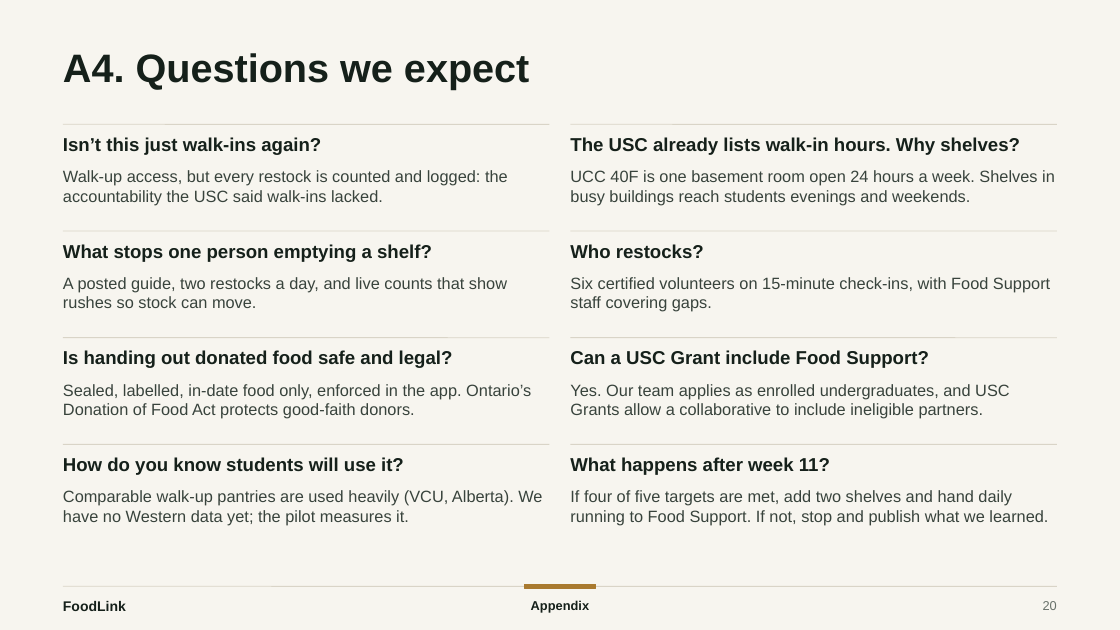
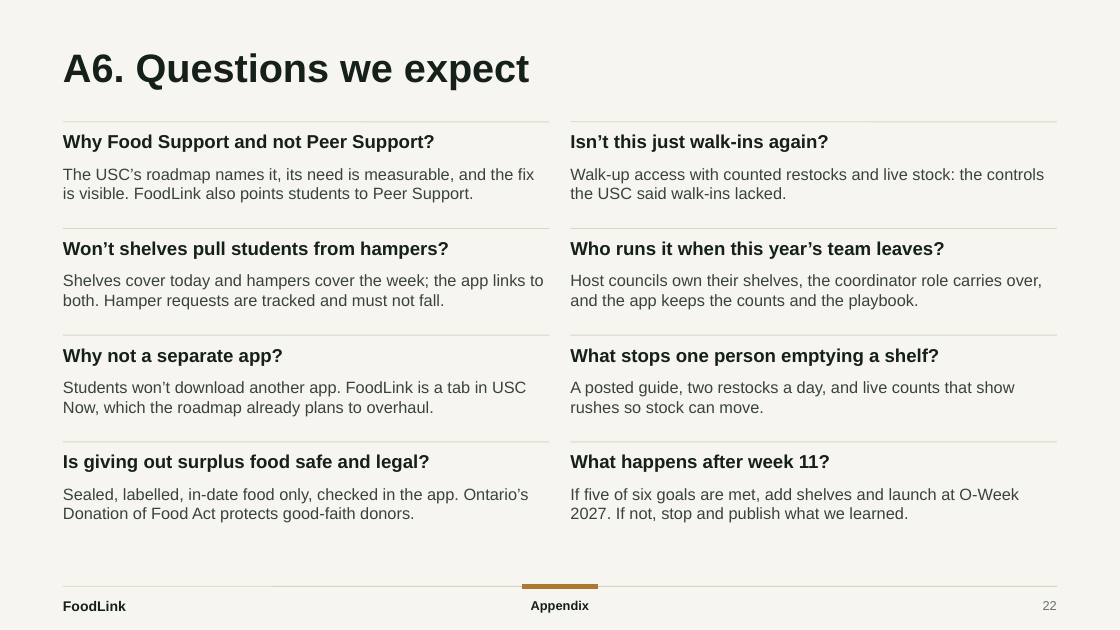
Before and after one commit to xingexu/aspire, a slide deck: slide 22 of deck/PBSN_ASPIRE_FoodLink.pptx (slide 20 before the commit). Drawn at 1120x630 pixels with LibreOffice and Linux fonts; fonts in the diff are those of the drawing. Boxes give left, top, right and bottom in pixels: in the first picture for what was removed or moved away, otherwise in the second. Text is boxed around its words. In the diff, an @@ line names an element or a change of style, - is before the commit and + after.

```diff
--- a/deck/PBSN_ASPIRE_FoodLink.pptx
+++ b/deck/PBSN_ASPIRE_FoodLink.pptx
@@ title at box(63, 53, 529, 89): text changed @@
-A4. Questions we expect
+A6. Questions we expect
@@ text added at box(63, 134, 435, 152), 16 pt, text #15201A, bold @@
+Why Food Support and not Peer Support?
@@ text "Isn’t this just walk-ins again?": place and size @@
-text "Isn’t this just walk-ins again?" at box(63, 137, 321, 155)
+text "Isn’t this just walk-ins again?" at box(570, 134, 829, 152)
@@ text removed at box(570, 137, 1020, 155) @@
-The USC already lists walk-in hours. Why shelves?
@@ text added at box(63, 168, 534, 203), 14 pt, text #38433C @@
+The USC’s roadmap names it, its need is measurable, and the fix is visible. FoodLink also points students to Peer Support.
@@ text at box(570, 168, 1044, 199): text changed @@
-Walk-up access, but every restock is counted and logged: the accountability the USC said walk-ins lacked.
+Walk-up access with counted restocks and live stock: the controls the USC said walk-ins lacked.
@@ text removed at box(570, 170, 1055, 205) @@
-UCC 40F is one basement room open 24 hours a week. Shelves in busy buildings reach students evenings and weekends.
@@ text added at box(63, 241, 449, 259), 16 pt, text #15201A, bold @@
+Won’t shelves pull students from hampers?
@@ text at box(570, 241, 944, 259): text changed @@
-Who restocks?
+Who runs it when this year’s team leaves?
@@ text added at box(63, 274, 544, 310), 14 pt, text #38433C @@
+Shelves cover today and hampers cover the week; the app links to both. Hamper requests are tracked and must not fall.
@@ text at box(570, 274, 1042, 310): text changed @@
-Six certified volunteers on 15-minute check-ins, with Food Support staff covering gaps.
+Host councils own their shelves, the coordinator role carries over, and the app keeps the counts and the playbook.
@@ text added at box(63, 348, 283, 366), 16 pt, text #15201A, bold @@
+Why not a separate app?
@@ text "What stops one person emptying ...": place and size @@
-text "What stops one person emptying ..." at box(63, 244, 432, 262)
+text "What stops one person emptying ..." at box(570, 348, 940, 366)
@@ text removed at box(570, 350, 929, 368) @@
-Can a USC Grant include Food Support?
@@ text added at box(63, 381, 527, 416), 14 pt, text #38433C @@
+Students won’t download another app. FoodLink is a tab in USC Now, which the roadmap already plans to overhaul.
@@ text "A posted guide, two restocks ...": place and size @@
-text "A posted guide, two restocks ..." at box(63, 277, 507, 308)
+text "A posted guide, two restocks ..." at box(570, 381, 1014, 413)
@@ text removed at box(570, 384, 1010, 419) @@
-Yes. Our team applies as enrolled undergraduates, and USC Grants allow a collaborative to include ineligible partners.
@@ text at box(63, 454, 430, 472): text changed @@
-Is handing out donated food safe and legal?
+Is giving out surplus food safe and legal?
@@ text removed at box(63, 457, 404, 475) @@
-How do you know students will use it?
@@ text at box(63, 488, 529, 523): text changed @@
-Sealed, labelled, in-date food only, enforced in the app. Ontario’s Donation of Food Act protects good-faith donors.
+Sealed, labelled, in-date food only, checked in the app. Ontario’s Donation of Food Act protects good-faith donors.
@@ text removed at box(63, 490, 542, 526) @@
-Comparable walk-up pantries are used heavily (VCU, Alberta). We have no Western data yet; the pilot measures it.
@@ text at box(570, 488, 1019, 523): text changed @@
-If four of five targets are met, add two shelves and hand daily running to Food Support. If not, stop and publish what we learned.
+If five of six goals are met, add shelves and launch at O-Week 2027. If not, stop and publish what we learned.
@@ page number at box(1043, 601, 1057, 610): text changed @@
-20
+22
```
Also in this commit, not shown: 12 other slides changed, 9 slides added, 7 slides removed, 6 other files.
